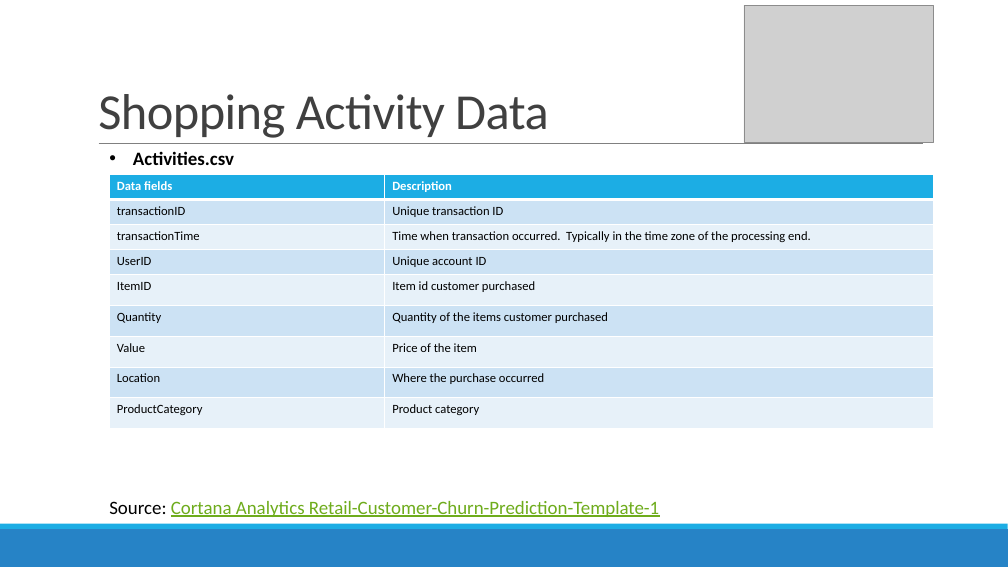
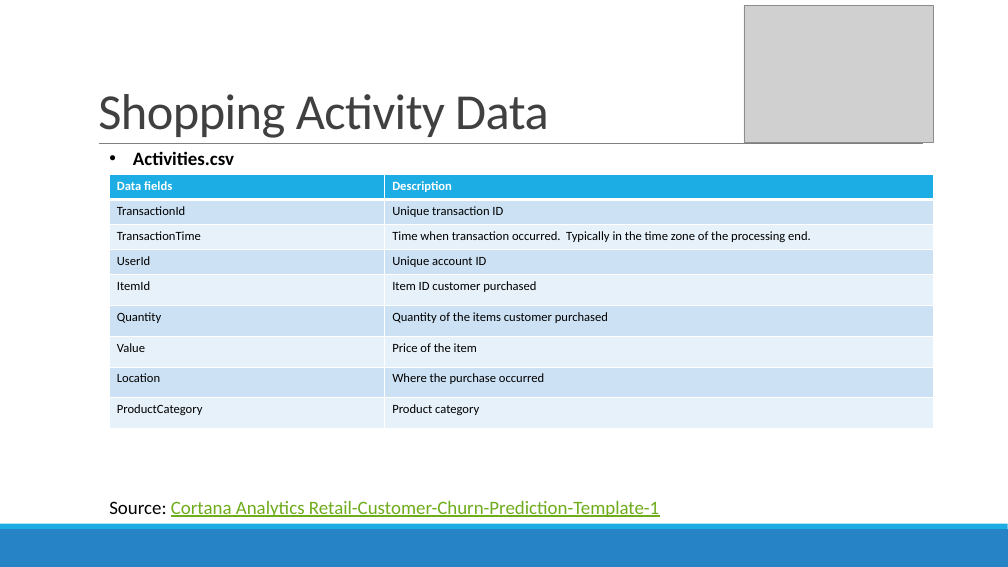
Before and after one commit to Azure-Samples/Customer-Churn-Demo-MRS-Spark-HDI, a slide deck: slide 5 of Customer Churn.pptx. Drawn at 1008x567 pixels with LibreOffice and Linux fonts; fonts in the diff are those of the drawing; grey boxes stand for pictures. Boxes give left, top, right and bottom in pixels: in the first picture for what was removed or moved away, otherwise in the second. Text is boxed around its words. In the diff, an @@ line names an element or a change of style, - is before the commit and + after.

Commit message:
update the deck

```diff
--- a/Customer Churn.pptx
+++ b/Customer Churn.pptx
@@ table at bbox=[110, 175, 933, 430] @@
-row 2, column 1: transactionID
+row 2, column 1: TransactionId
-row 3, column 1: transactionTime
+row 3, column 1: TransactionTime
-row 4, column 1: UserID
+row 4, column 1: UserId
-row 5, column 1: ItemID
+row 5, column 1: ItemId
-row 5, column 2: Item id customer purchased
+row 5, column 2: Item ID customer purchased
```
Also in this commit, not shown: 1 other slide changed.
